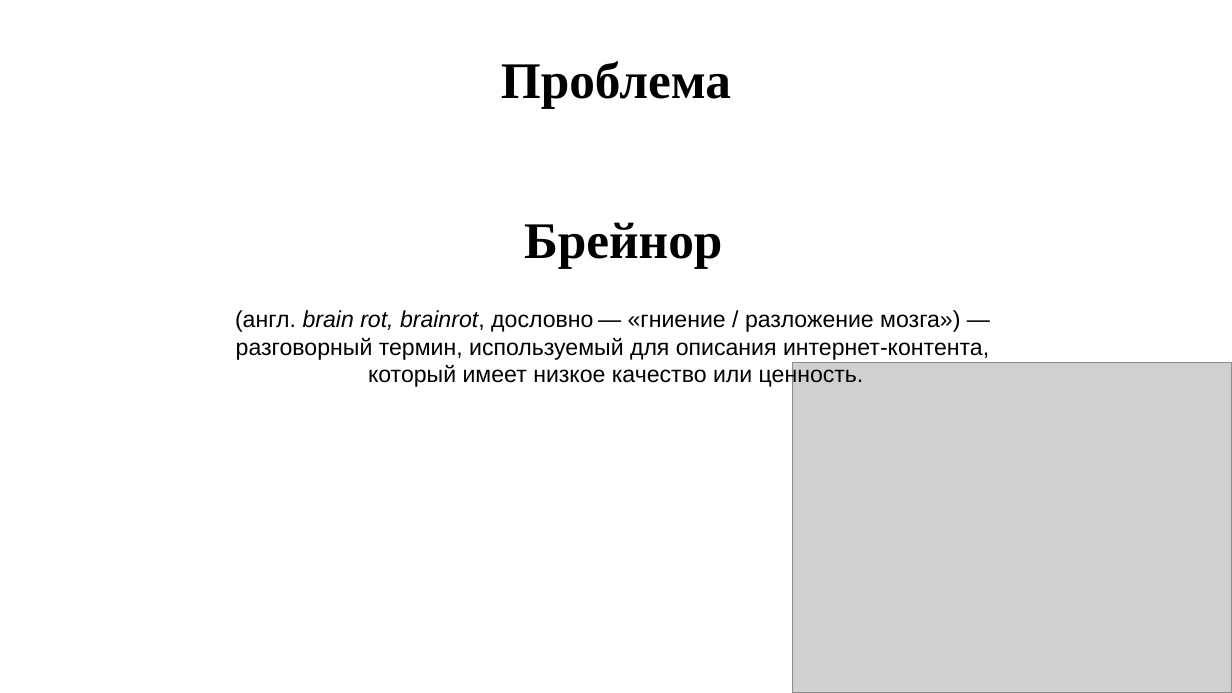
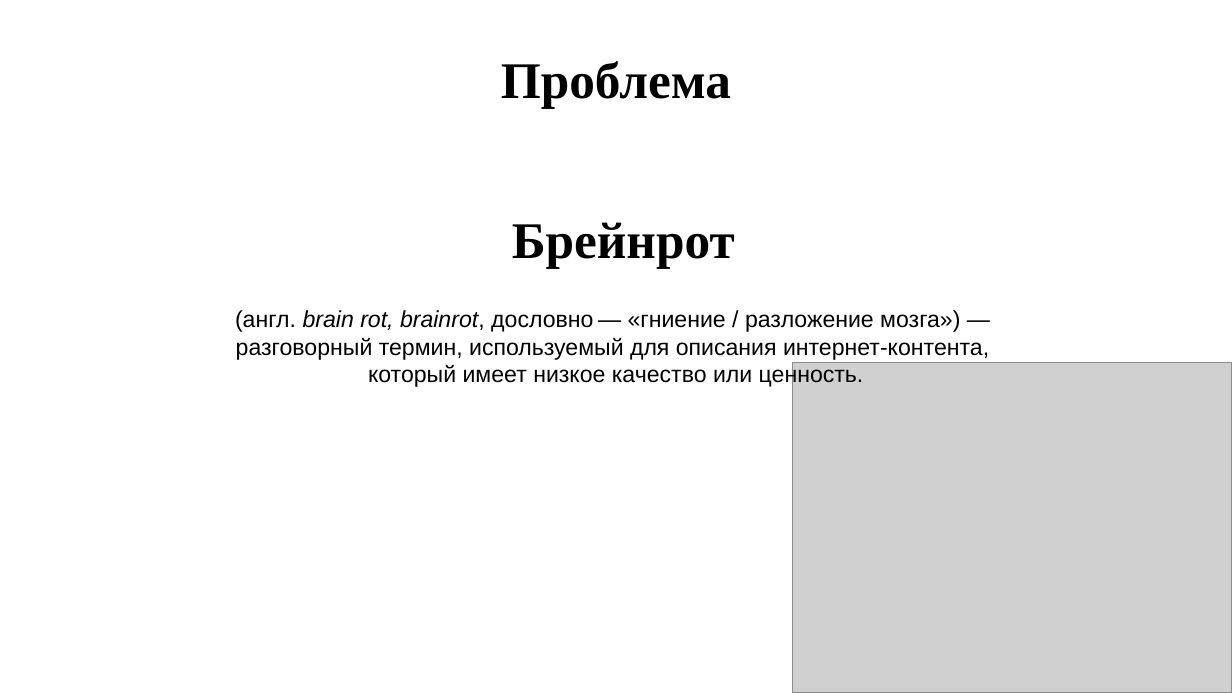
Before and after one commit to DronSyperlol/VirtualCurator, a slide deck: slide 2 of Docs/Presentation.pptx. Drawn at 1232x693 pixels with LibreOffice and Linux fonts; fonts in the diff are those of the drawing; grey boxes stand for pictures. Boxes give left, top, right and bottom in pixels: in the first picture for what was removed or moved away, otherwise in the second. Text is boxed around its words. In the diff, an @@ line names an element or a change of style, - is before the commit and + after.

```diff
--- a/Docs/Presentation.pptx
+++ b/Docs/Presentation.pptx
@@ text at [512, 222, 735, 269]: text changed @@
-Брейнор
+Брейнрот
```
Also in this commit, not shown: 2 slides added.
